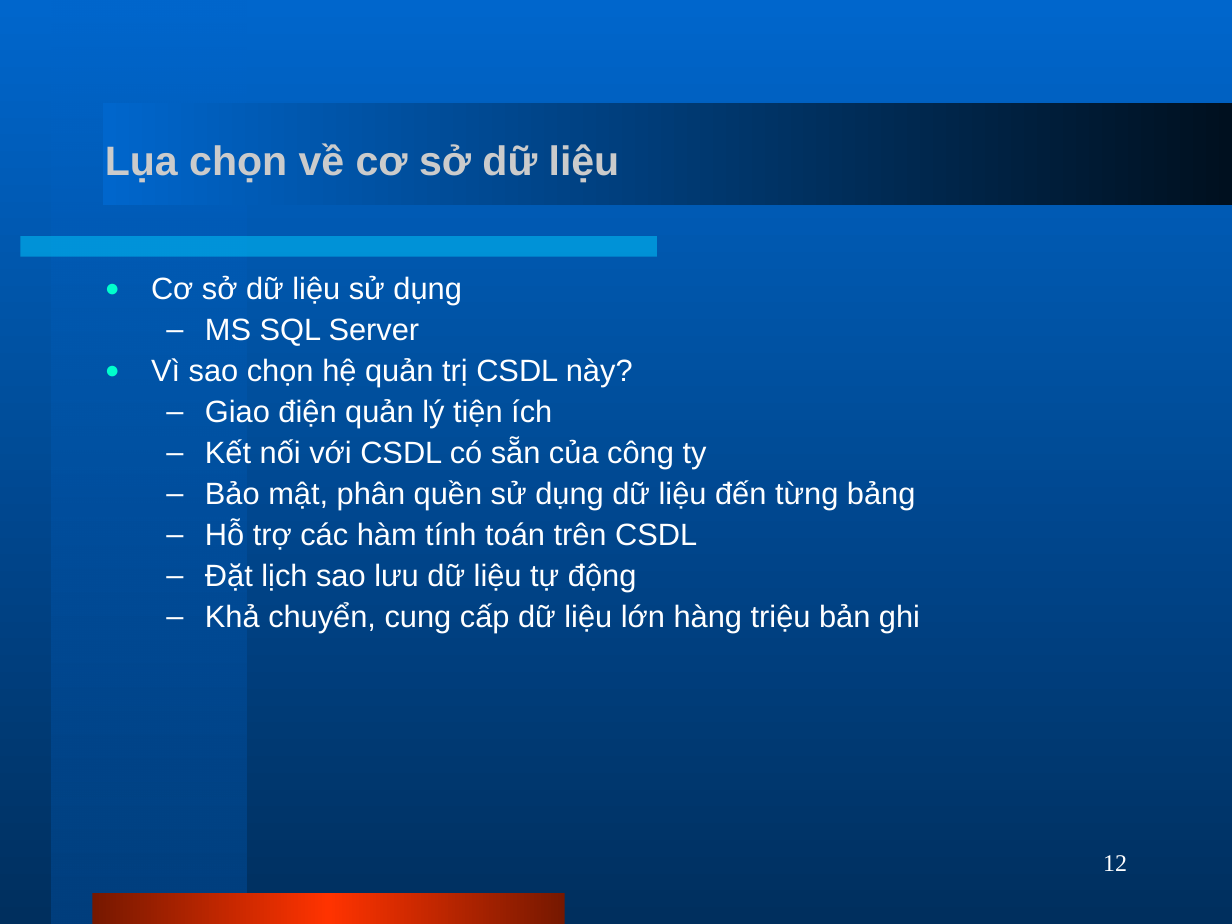
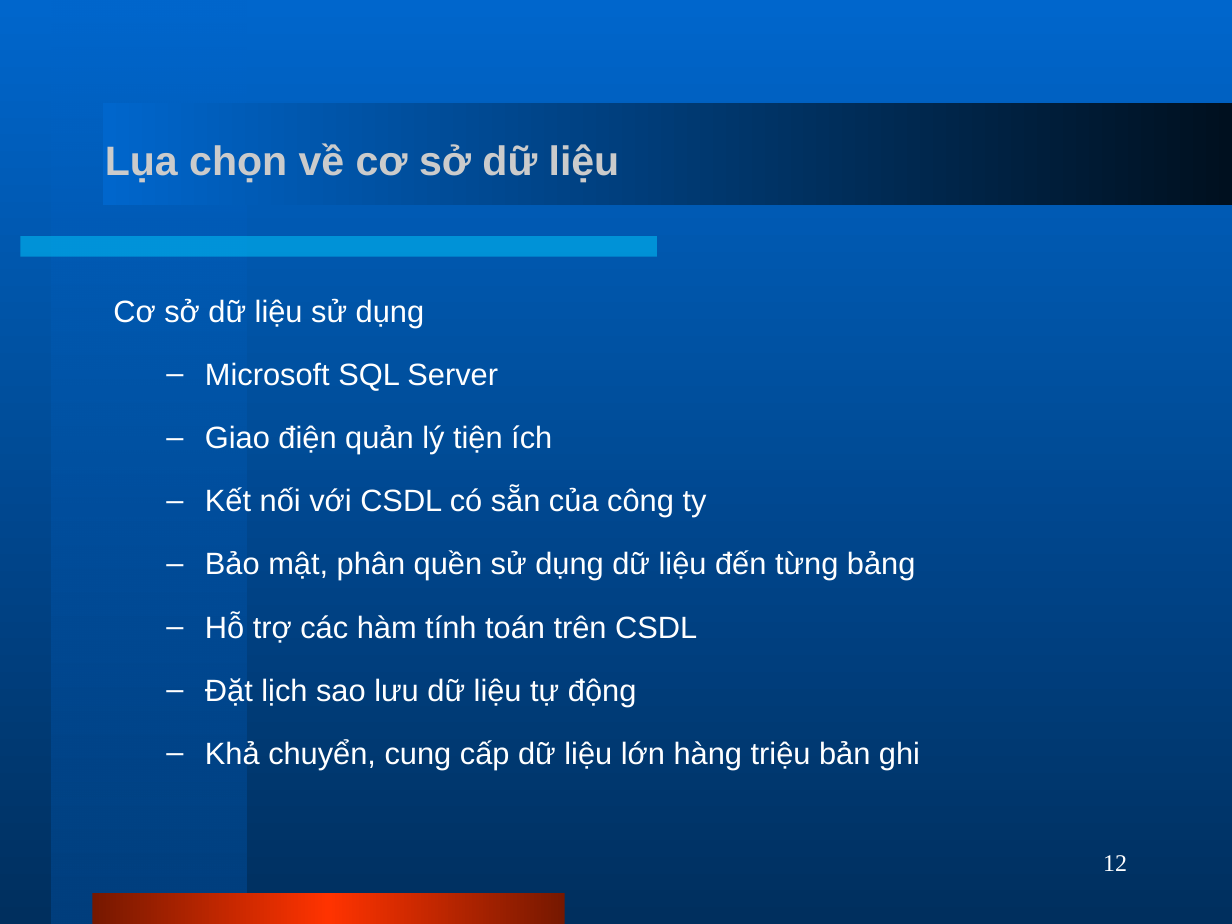
Before and after one commit to phamtuanchip/PHS, a slide deck: slide 12 of Documents/slides.ppt. Drawn at 1232x924 pixels with LibreOffice and Linux fonts; fonts in the diff are those of the drawing. Boxes give left, top, right and bottom in pixels: in the first picture for what was removed or moved away, otherwise in the second. Text is boxed around its words. In the diff, an @@ line names an element or a change of style, - is before the commit and + after.

```diff
--- a/Documents/slides.ppt
+++ b/Documents/slides.ppt
@@ text at [113, 298, 920, 770]: bullet ● to none; line spacing 0.9 to 1.5 @@
@@ text at [205, 362, 498, 391]: text changed @@
-  – MS SQL Server
-● Vì sao chọn hệ quản trị CSDL này?
+  – Microsoft SQL Server
```
Also in this commit, not shown: 6 other slides changed.
